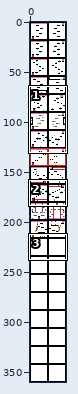
A pixel-art file gets an edit: Level_Design/Levels_v1.aseprite. Above: a wide view before the commit, with the close-up outlined.
Close-up. Old version:
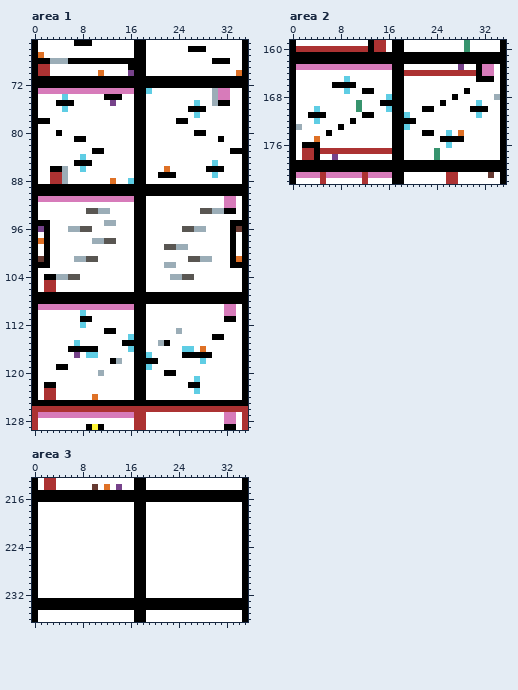
36x360 pixels, 1 frame. Shown: area 1: x 0..35, y 65..129; area 2: x 0..35, y 159..182; area 3: x 0..35, y 213..236.
After the commit:
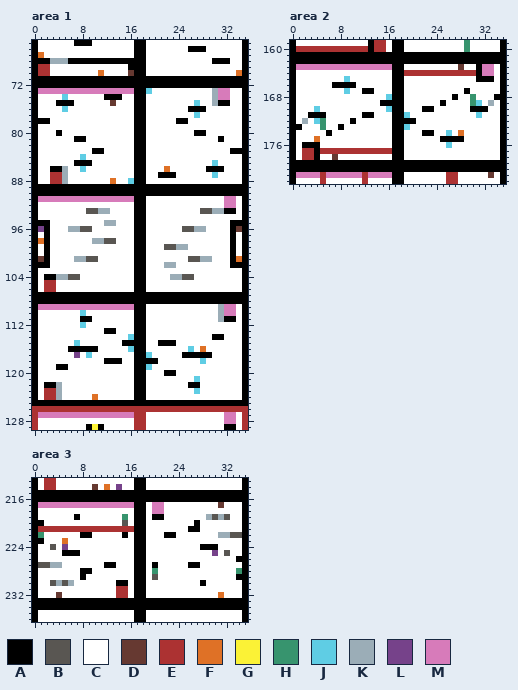
Palette (. is transparent): A #000000  B #595652  C #ffffff  D #663931  E #ac3232  F #df7126  G #fbf236  H #37946e  J #5fcde4  K #9badb7  L #76428a  M #d77bba
The commit says: Made big booboos to project:(
Edits made:
--- area 1
@@ x 14..18 @@
  69 CCAAA
- 70 CCLAA
+ 70 CCDAA
  71 AAAAA
@@ x 11..15 @@
  74 CAAAC
- 75 CCLCC
+ 75 CCDCC
  76 CCCCC
@@ x 0..35 @@
 108 AAAAAAAAAAAAAAAAAAAAAAAAAAAAAAAAAAAA
-109 AMMMMMMMMMMMMMMMMAACCCCCCCCCCCCCMMCA
-110 ACCCCCCCJCCCCCCCCAACCCCCCCCCCCCCMMCA
-111 ACCCCCCCAACCCCCCCAACCCCCCCCCCCCCAACA
+109 AMMMMMMMMMMMMMMMMAACCCCCCCCCCCCKMMCA
+110 ACCCCCCCJCCCCCCCCAACCCCCCCCCCCCKMMCA
+111 ACCCCCCCAACCCCCCCAACCCCCCCCCCCCKAACA
 112 ACCCCCCCJCCCCCCCCAACCCCCCCCCCCCCCCCA
-113 ACCCCCCCCCCCAACCCAACCCCCKCCCCCCCCCCA
+113 ACCCCCCCCCCCAACCCAACCCCCCCCCCCCCCCCA
 114 ACCCCCCCCCCCCCCCJAACCCCCCCCCCCAACCCA
-115 ACCCCCCJCCCCCCCAAAACCKACCCCCCCCCCCCA
-116 ACCCCCAAAAACCCCCJAACCCCCCJJCFCCCCCCA
-117 ACCCCCCLCJJCCCCCCAAJCCCCCAAAAACCCCCA
-118 ACCCCCCCCCCCCAKCCAAAACCCCCCCJCCCCCCA
+115 ACCCCCCJCCCCCCCAAAACCAAACCCCCCCCCCCA
+116 ACCCCCAAAAACCCCCJAACCCCCCCJCFCCCCCCA
+117 ACCCCCCLCJCCCCCCCAAJCCCCCAAAAACCCCCA
+118 ACCCCCCCCCCCAAACCAAAACCCCCCCJCCCCCCA
 119 ACCCAACCCCCCCCCCCAAJCCCCCCCCCCCCCCCA
-120 ACCCCCCCCCCKCCCCCAACCCAACCCCCCCCCCCA
+120 ACCCCCCCCCCCCCCCCAACCCAACCCCCCCCCCCA
 121 ACCCCCCCCCCCCCCCCAACCCCCCCCJCCCCCCCA
-122 ACAACCCCCCCCCCCCCAACCCCCCCAACCCCCCCA
-123 ACEECCCCCCCCCCCCCAACCCCCCCCJCCCCCCCA
-124 ACEECCCCCCFCCCCCCAACCCCCCCCCCCCCCCCA
+122 ACAAKCCCCCCCCCCCCAACCCCCCCAACCCCCCCA
+123 ACEEKCCCCCCCCCCCCAACCCCCCCCJCCCCCCCA
+124 ACEEKCCCCCFCCCCCCAACCCCCCCCCCCCCCCCA
 125 AAAAAAAAAAAAAAAAAAAAAAAAAAAAAAAAAAAA
--- area 2
@@ x 26..30 @@
 162 AAAAA
-163 CCLCC
+163 CCDCC
 164 EEEEE
@@ x 0..35 @@
 167 ACCCCCCCCJCCAACCCAACCCCCCCCCCACCCCCA
-168 ACCCCCCCCCCCCCCCJAACCCCCCCCACCCCCCKA
-169 ACCCCCCCCCCHCCCAAAACCCCCCACCCCCJCCCA
-170 ACCCJCCCCCCHCCCCJAACCCAACCCCCCAAACCA
+168 ACCCCCCCCCCCCCCCJAACCCCCCCCACCHCCCAA
+169 ACCCCCCCCCCCCCCAAAACCCCCCACCCCHJCKCA
+170 ACCCJCCCCCCCCCCCJAACCCAACCCCCCAAACCA
 171 ACCAAACCCCCCAACCCAAJCCCCCCCCCCCJCCCA
-172 ACCCJCCCCCACCCCCCAAAACCCCCCCCCCCCCCA
-173 AKCCCCCCACCCCCCCCAAJCCCCCCCCCCCCCCCA
+172 ACKCJHCCCCACCCCCCAAAACCCCCCCCCCCCCCA
+173 AACCCHCCACCCCCCCCAAJCCCCCCCCCCCCCCCA
 174 ACCCCCACCCCCCCCCCAACCCAACCJCFCCCCCCA
@@ x 5..26 @@
 176 CCCCCCCCCCCCAACCCCCCCJ
-177 EEEEEEEEEEEEAACCCCCHCC
-178 CCLCCCCCCCCCAACCCCCHCC
+177 EEEEEEEEEEEEAACCCCCCCC
+178 CCDCCCCCCCCCAACCCCCCCC
 179 AAAAAAAAAAAAAAAAAAAAAA
--- area 3
@@ x 0..35 @@
 216 AAAAAAAAAAAAAAAAAAAAAAAAAAAAAAAAAAAA
-217 ACCCCCCCCCCCCCCCCAACCCCCCCCCCCCCCCCA
-218 ACCCCCCCCCCCCCCCCAACCCCCCCCCCCCCCCCA
-219 ACCCCCCCCCCCCCCCCAACCCCCCCCCCCCCCCCA
-220 ACCCCCCCCCCCCCCCCAACCCCCCCCCCCCCCCCA
-221 ACCCCCCCCCCCCCCCCAACCCCCCCCCCCCCCCCA
-222 ACCCCCCCCCCCCCCCCAACCCCCCCCCCCCCCCCA
-223 ACCCCCCCCCCCCCCCCAACCCCCCCCCCCCCCCCA
-224 ACCCCCCCCCCCCCCCCAACCCCCCCCCCCCCCCCA
-225 ACCCCCCCCCCCCCCCCAACCCCCCCCCCCCCCCCA
-226 ACCCCCCCCCCCCCCCCAACCCCCCCCCCCCCCCCA
-227 ACCCCCCCCCCCCCCCCAACCCCCCCCCCCCCCCCA
-228 ACCCCCCCCCCCCCCCCAACCCCCCCCCCCCCCCCA
-229 ACCCCCCCCCCCCCCCCAACCCCCCCCCCCCCCCCA
-230 ACCCCCCCCCCCCCCCCAACCCCCCCCCCCCCCCCA
-231 ACCCCCCCCCCCCCCCCAACCCCCCCCCCCCCCCCA
-232 ACCCCCCCCCCCCCCCCAACCCCCCCCCCCCCCCCA
+217 AMMMMMMMMMMMMMMMMAACMMCCCCCCCCCDCCCA
+218 ACCCCCCCCCCCCCCCCAACMMCCCCCCCCCCCCCA
+219 ACCCCCCACCCCCCCHCAACAACCCCCCCKBKBCCA
+220 AACCCCCCCCCCCCCBCAACCCCCCCCACCCCCCCA
+221 AEEEEEEEEEEEEEEEEAACCCCCCCAACCCCCCCA
+222 AHCCCCCCAACCCCCACAACCCAACCCCCCCKKBBA
+223 AACCCFCCCCCCCCCCCAACCCCCCCCCCCCCCCCA
+224 ACCBCLCCCCCCCCCCCAACCCCCCCCCAAACCCCA
+225 ACCCCAAACCCCCCCCCAACCCCCCCCCCCLCBCCA
+226 ACCCCCCCCCCCCCCCCAACCCCCCCCCCCCCCCAA
+227 ABBKKCCCCCCCAACCCAACACCCCCAACCCCCCCA
+228 ACCCCCCCAACCCCCCCAACHCCCCCCCCCCCCCHA
+229 ACCCCCCCACCCCCCCCAACBCCCCCCCCCCCCCAA
+230 ACCBKBKCCCCCCCAACAACCCCCCCCCACCCCCCA
+231 ACCCCCCCCCCCCCEECAACCCCCCCCCCCCCCCCA
+232 ACCCDCCCCCCCCCEECAACCCCCCCCCCCCFCCCA
 233 AAAAAAAAAAAAAAAAAAAAAAAAAAAAAAAAAAAA
